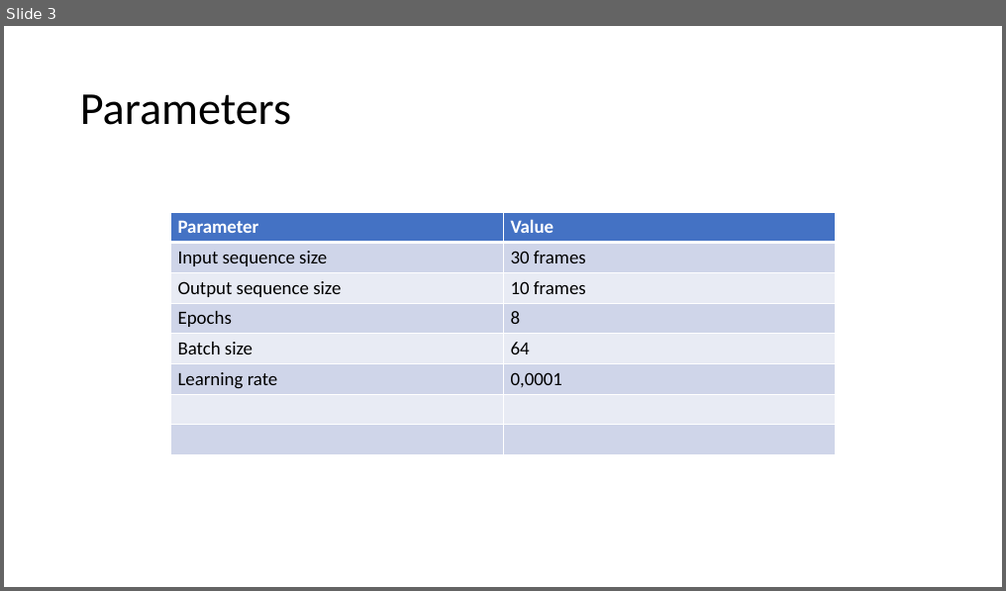
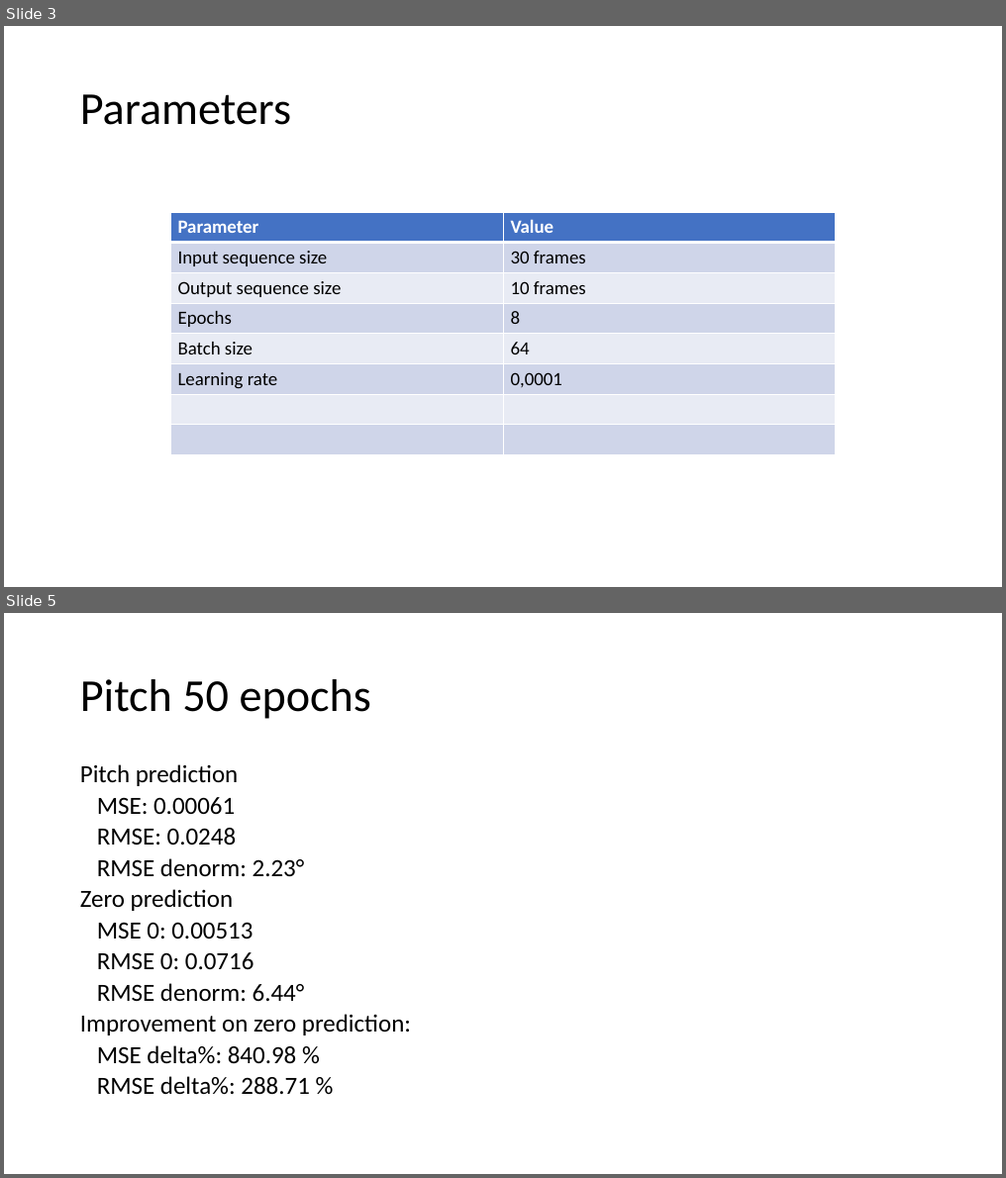
Before and after one commit to lancedw/3D-state-prediction-for-surface-vessels-using-IMU-data-and-images, a slide deck: Documentation/Presentations/Meeting 22-04-22.pptx. Shown one above the other, each under a label of ours: slide 3 before the commit, slides 3 and 5 after it; the slides between them are not shown. The pictures are 1006x591 and 1006x1178 pixels, drawn with LibreOffice and Linux fonts; fonts in the diff are those of the drawing. Boxes give left, top, right and bottom in pixels: in the first picture for what was removed or moved away, otherwise in the second. Text is boxed around its words. In the diff, an @@ line names an element or a change of style, - is before the commit and + after.

```diff
--- a/Documentation/Presentations/Meeting 22-04-22.pptx
+++ b/Documentation/Presentations/Meeting 22-04-22.pptx
@@ slide 5 added at [4, 613, 1002, 1174], background #FFFFFF @@
@@ title added at [80, 679, 371, 719], 44 pt, text #000000 @@
+Pitch 50 epochs
@@ text added at [80, 764, 411, 1095], 23.8 pt, text #000000 @@
+Pitch prediction
+MSE: 0.00061
+RMSE: 0.0248
+RMSE denorm: 2.23°
+Zero prediction
+MSE 0: 0.00513
+RMSE 0: 0.0716
+RMSE denorm: 6.44°
+Improvement on zero prediction:
+MSE delta%: 840.98 %
+RMSE delta%: 288.71 %
```
Also in this commit, not shown: 2 slides changed, 1 other slide added, 27 other files.
